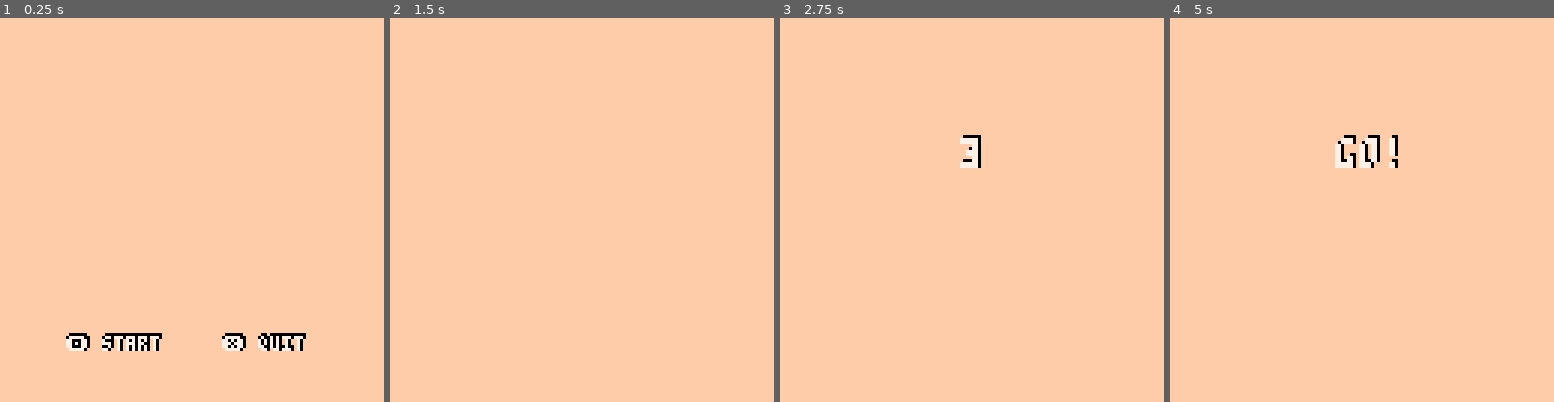
Above: before the commit, frames 1-4 (left to right).
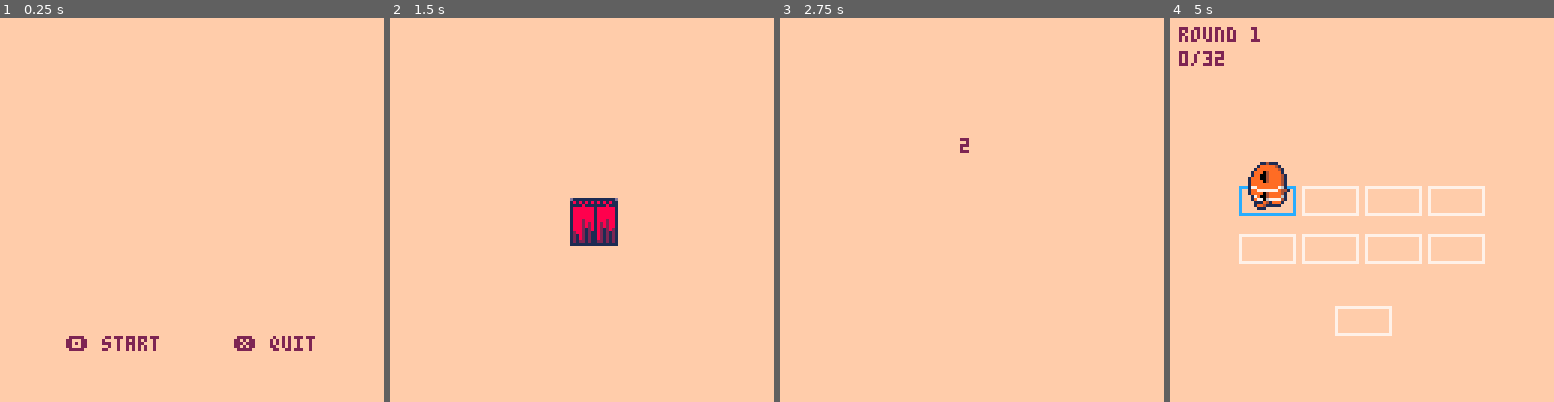
Above: after the commit, the same moments.

Repository: hyongew/pico8
Game: PICO-8 cartridge podance.p8
The game is run twice, just before and just after one commit, with the same random seed, the same clock (stepped at 60 frames per second) and the same inputs.
Inputs:
- Up to frame 1 (0.25 s): no input
- Up to frame 2 (1.5 s): tap X (X key) at 0.33, 1.07 s; tap O (Z key) at 0.7 s
- Up to frame 3 (2.75 s): hold Right 1.6-2.1 s; tap O (Z key) at 1.7, 2.1, 2.5 s; tap X (X key) at 1.85 s; hold Up 2.15-2.42 s; hold Right from 2.47 s (still down)
- Up to frame 4 (5 s): tap O (Z key) every 0.4 s from 2.9 to 4.9 s; tap X (X key) at 2.97, 4.08 s; release Right at 3.03 s; hold Left 3.08-3.58 s; hold Down 3.63-3.97 s; hold Right 4.02-4.68 s; hold Up from 4.73 s (still down)

The runs differ from the first frame. In frame 1, 1.8% of the frame differs, in the area x 17-83%, y 82-87%; in frame 2, 1.6%; in frame 3, 0.4%; in frame 4, 5.4%, in the area x 2-83%, y 2-83%.

Commit message:
Remove text styling, added test animation

Diff:
--- a/podance.p8
+++ b/podance.p8
@@ -6,7 +6,7 @@
  pal(9,9+128,1)
  palt(0,false)
  palt(14,true)
- style,style_l="\^o016","\^w\^t\^o014"
+ --style,style_l="\^o916","\^w\^t\^o914"
  state="hold" --main,tut,hold,quit,rdy,go
  moves={} --{sp,x,y}
  stage,round,step,score,f=1,1,0,0,0
@@ -22,6 +22,7 @@
  correct,sounded=nil,false
  smoke={}
  anim_end=24 --#moves*2+8
+ frame,step2=33,0 --17-25
 end
 
 function _update()
@@ -37,6 +38,19 @@
 		if (btnp(❎)) state="quit"
 
 	elseif state=="quit" then
+		if step2<6 then
+			f+=1
+
+			if f\3!=step2-1 then
+				if (step2==1) frame=33
+				if (step2==2) frame=35
+				if (step2==3) frame=37
+				if (step2==4) frame=39
+				if (step2==5) frame=41
+				step2+=1
+			end
+		end
+
 		if (btnp(🅾️)) state="hold"
 		if (btnp(❎)) state="main"
 
@@ -65,18 +79,19 @@
 	cls()
 	color(15)
 	rectfill(0,0,128,128)
-	color(7)
+	color(2)
 	if state=="main" then
 		print("press 🅾️ to start")
 	elseif state=="tut" then
 	elseif state=="hold" then
-		print(style.."🅾️ start     ❎ quit",22,106)
+		print("🅾️ start      ❎ quit",22,106)
 	elseif state=="quit" then
+		spr(frame,60,60,2,2)
 	elseif state=="rdy" then
 		if f<60 then
-			print(style_l..3-f\20,60,40)
+			print(3-f\20,60,40)
 		else
-			print(style_l.."go!",55,40)
+			print("go!",55,40)
 		end
 	elseif state=="go" then
 		drawgame()
@@ -196,11 +211,14 @@
 
 
 function drawgame()
-	color(7)
+	color(2)
 	--print(step)
-	print("round "..round)
-	print(score.."/32")
-	if (round==stageend) print("done!")
+	if round!=stageend then
+		print("round "..round,3,3)
+	else
+		print("round "..round-1,3,3)
+	end
+	print(score.."/32",3,11)
 
 	--draw base 2x4 grid
 	for i=1,8 do
@@ -236,7 +254,7 @@
  end
 
 	if round==stageend and step>anim_end then
-		print(style_l.."stage end!",27,24,7)
+		print("stage end!",26,24,2)
 	end
 end
 -->8
Not shown, changed: 40 lines of the sprite sheet (__gfx__) section of podance.p8
Not shown, changed: the sound effects (__sfx__) section of podance.p8
